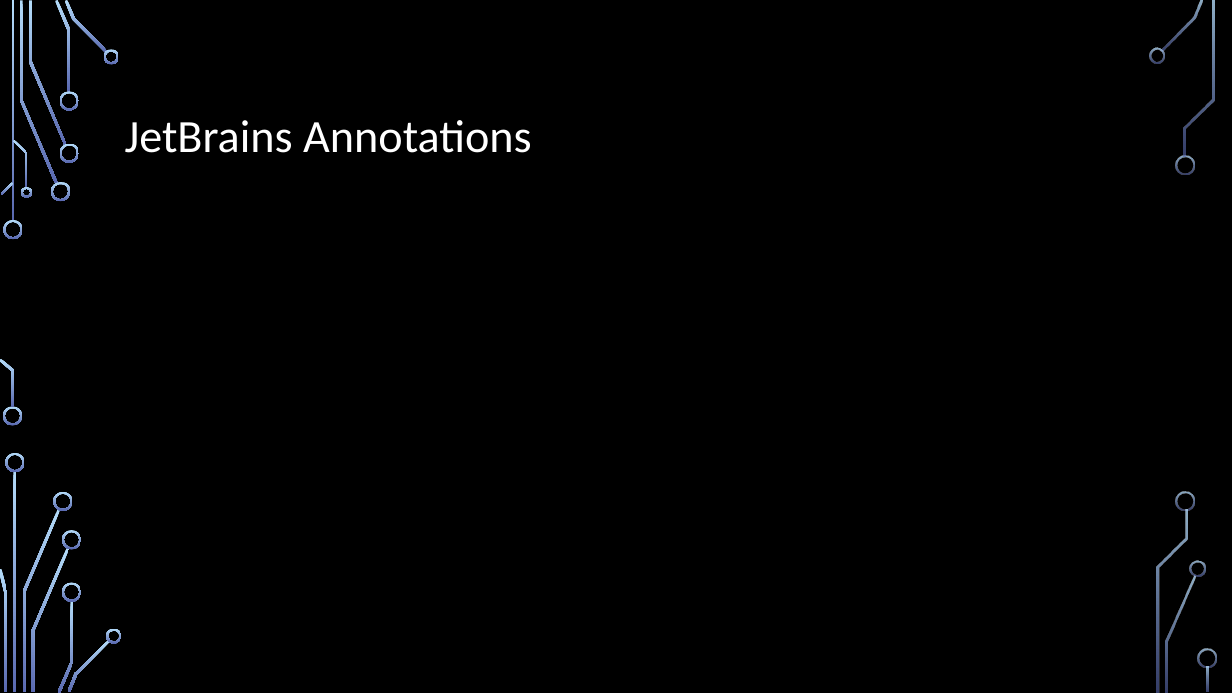
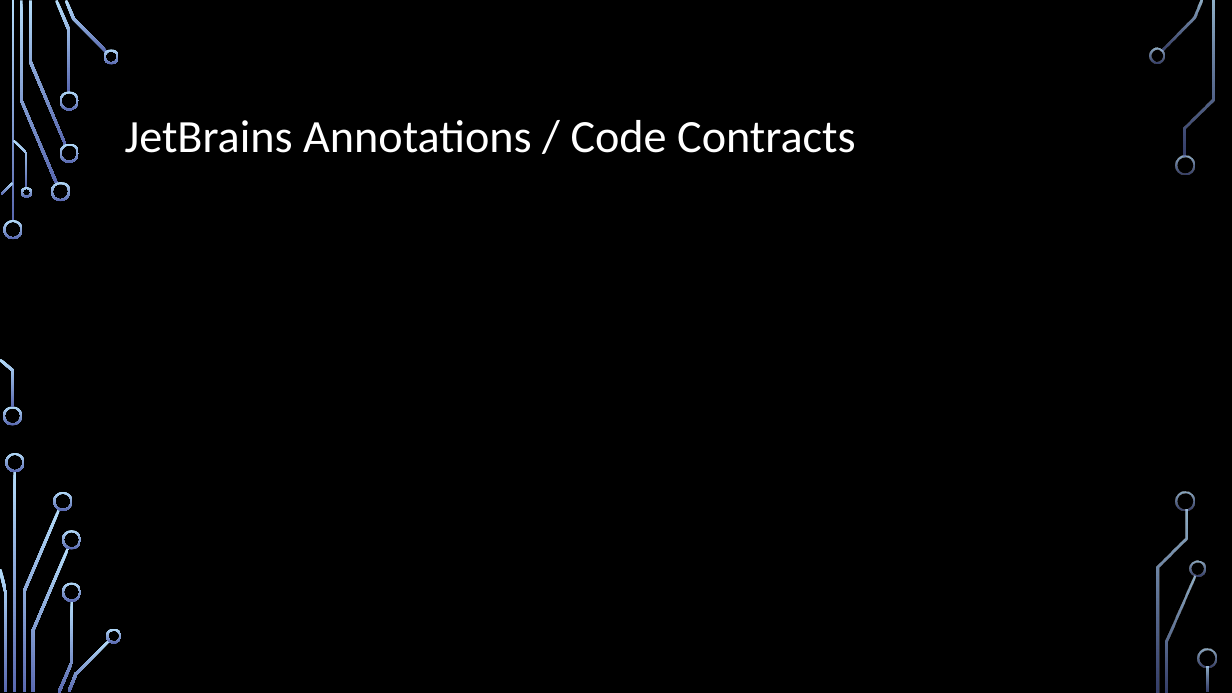
Before and after one commit to IntegerMan/SoftwareQualityTalk, a slide deck: slide 40 of Software Quality Recipes for Legacy.pptx (slide 35 before the commit). Drawn at 1232x693 pixels with LibreOffice and Linux fonts; fonts in the diff are those of the drawing; background and template pictures are left out. Boxes give left, top, right and bottom in pixels: in the first picture for what was removed or moved away, otherwise in the second. Text is boxed around its words. In the diff, an @@ line names an element or a change of style, - is before the commit and + after.

```diff
--- a/Software Quality Recipes for Legacy.pptx
+++ b/Software Quality Recipes for Legacy.pptx
@@ title at (125,120,856,153): text changed @@
-JetBrains Annotations
+JetBrains Annotations / Code Contracts
```
Also in this commit, not shown: 7 other slides changed, 8 slides added, 4 slides removed, 10 other files.
